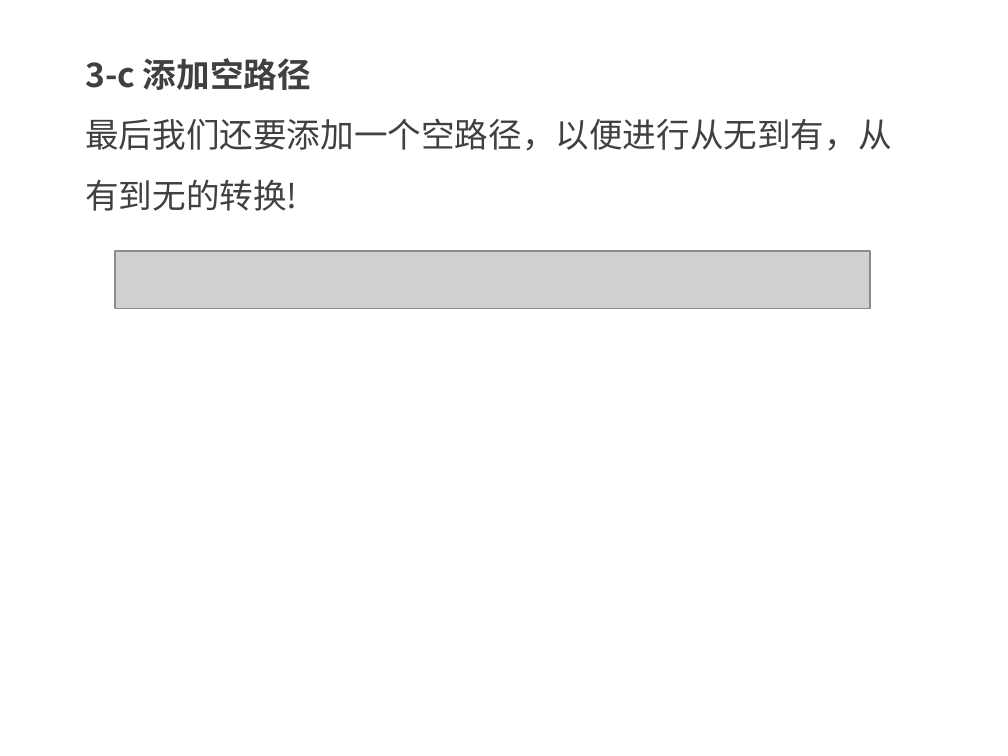
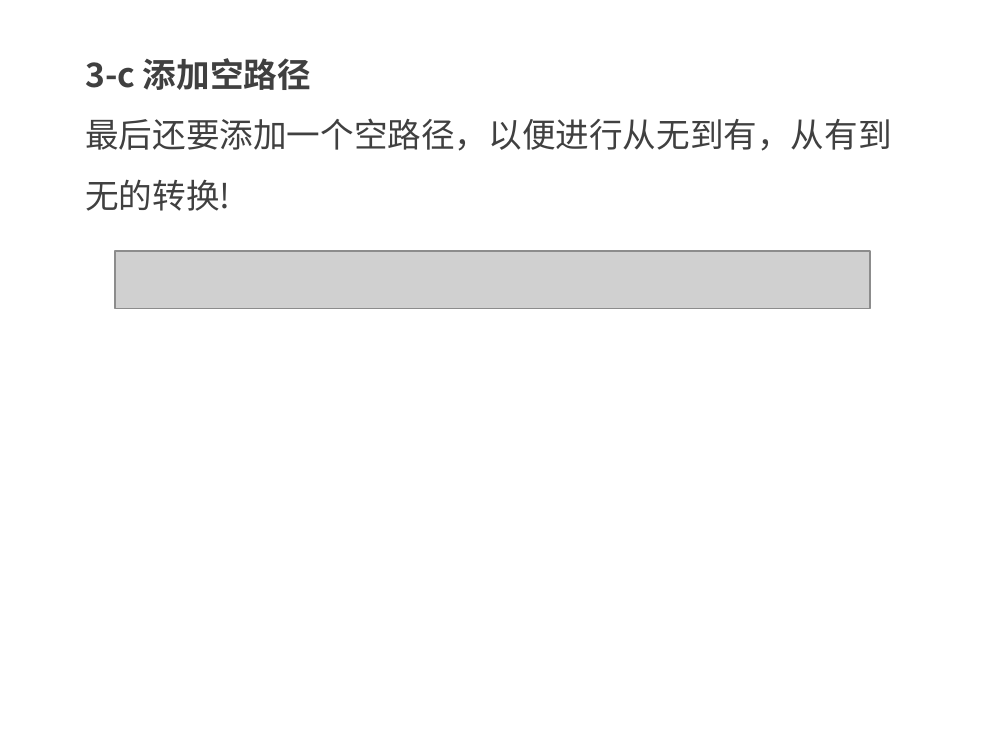
Before and after one commit to kong66/webAni, a slide deck: slide 8 of 21-svg-transform/21.pptx. Drawn at 1008x756 pixels with LibreOffice and Linux fonts; fonts in the diff are those of the drawing; grey boxes stand for pictures. Boxes give left, top, right and bottom in pixels: in the first picture for what was removed or moved away, otherwise in the second. Text is boxed around its words. In the diff, an @@ line names an element or a change of style, - is before the commit and + after.

```diff
--- a/21-svg-transform/21.pptx
+++ b/21-svg-transform/21.pptx
@@ text at (x1=85, y1=118, x2=891, y2=211): text changed @@
-最后我们还要添加一个空路径，以便进行从无到有，从有到无的转换!
+最后还要添加一个空路径，以便进行从无到有，从有到无的转换!
```
Also in this commit, not shown: 9 other slides changed, 11 slides added, 3 slides removed, 3 other files.
